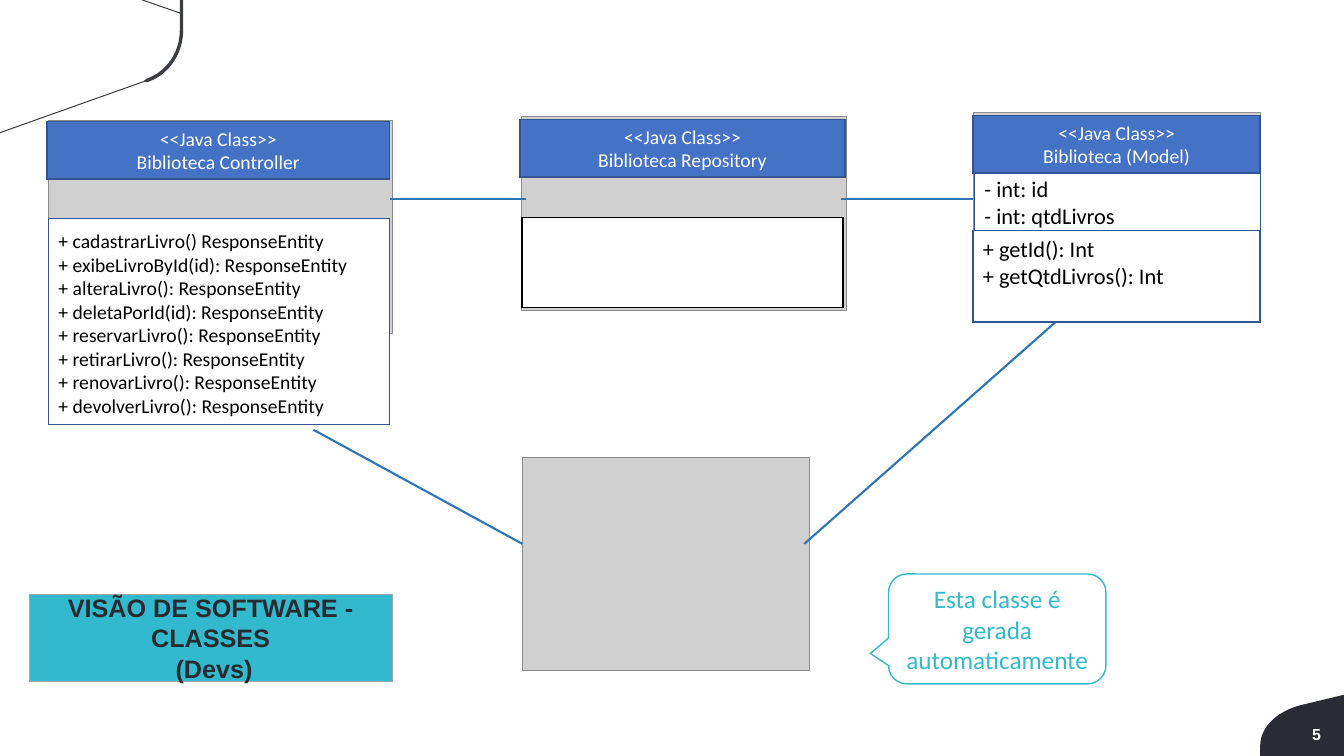
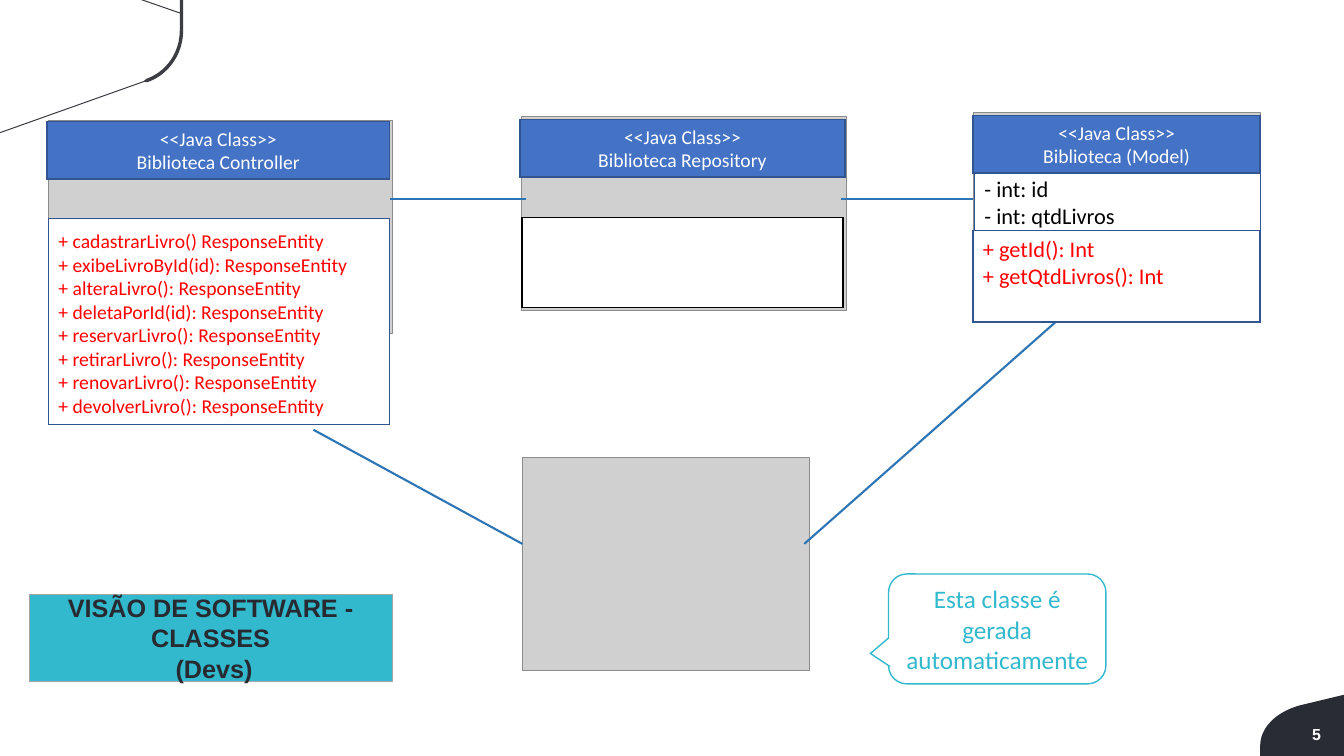
Before and after one commit to Luis-Silva80/grupo05-adsa, a slide deck: slide 5 of Documentação/EngenhariaDeSoftware/Arquitetura/ArquiteturaSoftware.pptx. Drawn at 1344x756 pixels with LibreOffice and Linux fonts; fonts in the diff are those of the drawing; grey boxes stand for pictures; background and template pictures are left out. Boxes give left, top, right and bottom in pixels: in the first picture for what was removed or moved away, otherwise in the second. Text is boxed around its words. In the diff, an @@ line names an element or a change of style, - is before the commit and + after.

```diff
--- a/Documentação/EngenhariaDeSoftware/Arquitetura/ArquiteturaSoftware.pptx
+++ b/Documentação/EngenhariaDeSoftware/Arquitetura/ArquiteturaSoftware.pptx
@@ text "+ cadastrarLivro() ResponseEntity" at bbox=[73, 234, 347, 416]: text colour #000000 to #FF0000 @@
@@ text "+ getId(): Int" at bbox=[999, 241, 1164, 288]: text colour #000000 to #FF0000 @@
```
Also in this commit, not shown: 3 other slides changed, 2 other files.
